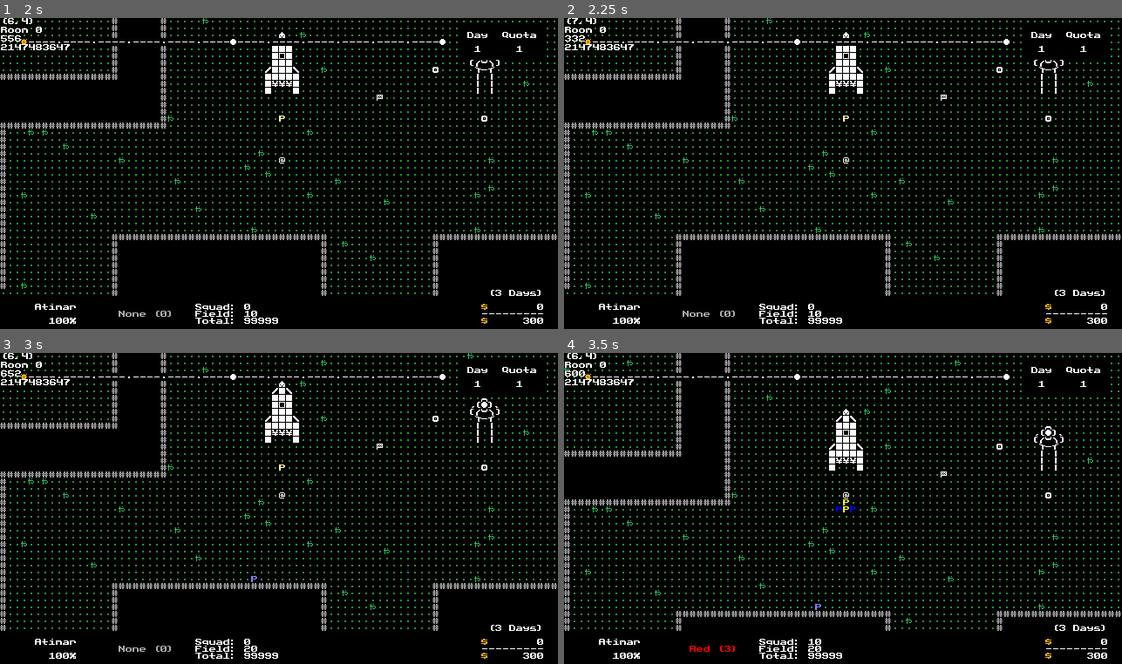
Above: before the commit, frames 1-4 (two rows, left to right).
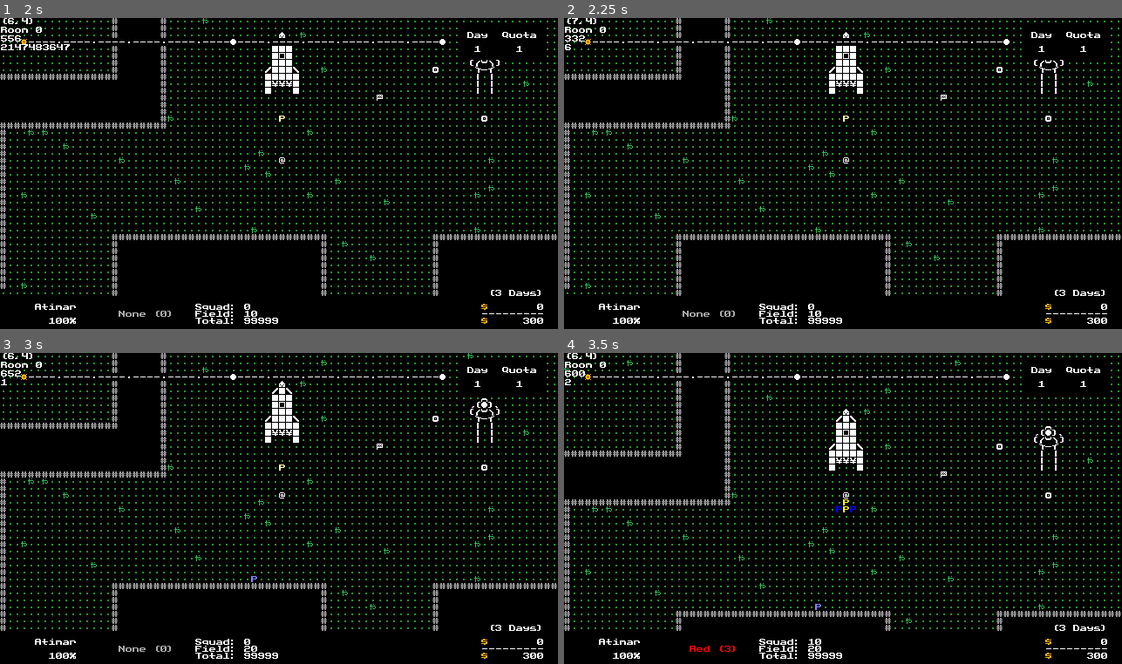
Above: after the commit, the same moments.

Repository: w00tyd00d/Roguemin
Game: Godot game, scene res://prefabs/main.tscn
The game is run twice, just before and just after one commit, with the same random seed, the same clock (stepped at 60 frames per second) and the same inputs.
Inputs (mouse positions are in pixels of both pictures, inside the frame that each line leads up to):
- Up to frame 1 (2 s): tap Enter (c_confirm) at 0.5, 1.25 s; move the mouse to (279, 157) at 0.52 s; hold E (c_cycle_right) 0.53-1.28 s; tap A (c_attack) at 0.6 s; click (279, 157) at 0.67 s; move the mouse to (167, 189) at 1.27 s; hold Down (c_down) from 1.28 s (still down); tap Z (c_camera) at 1.35 s
- Up to frame 2 (2.25 s): move the mouse to (898, 105) at 2.02 s; release Down (c_down) at 2.03 s; hold E (c_cycle_right) from 2.03 s (still down); tap Enter (c_confirm) at 2.1 s
- Up to frame 3 (3 s): tap Enter (c_confirm) at 2.75 s; move the mouse to (251, 573) at 2.77 s; release E (c_cycle_right) at 2.78 s; hold Up (c_up) from 2.78 s (still down); tap D (c_dismiss) at 2.85 s; click (251, 573) at 2.92 s
- Up to frame 4 (3.5 s): keep holding Up (c_up)

Frame 1 is identical in both runs. In frame 2, 0.1% of the frame differs, in the area x 0-13%, y 8-11%; in frame 3, 0.1%; in frame 4, 0.1%.

Commit message:
Re-added dijkstra map for enemy AI purposes

Diff:
--- a/scripts/entities/multi_tile_entity.gd
+++ b/scripts/entities/multi_tile_entity.gd
@@ -200,8 +200,7 @@
 
 
 func get_next_flow_field_position() -> Vector2i:
-    var vec := current_tile.get_flow_field_vector(radius)
-    return grid_position + vec
+    return grid_position + current_tile.get_flow_field_vector()
 
 
 func _get_can_act() -> bool:
--- a/scripts/world/factory/world_navigator.gd
+++ b/scripts/world/factory/world_navigator.gd
@@ -15,7 +15,6 @@
 
 func run(world: World) -> void:
     _wall_tiles = {}
-
     await generate_salvage_paths(world)
     generate_navigation_fields(world)
 
@@ -32,25 +31,6 @@
 
     start.flow_field_value = 0
 
-    # var waves : Array[Wave] = []
-    # waves.append(Wave.new(world, start, Direction.north))
-    # waves.append(Wave.new(world, start, Direction.south))
-
-    # while not waves.is_empty():
-    #     var new_waves : Array[Wave] = []
-
-    #     for wave in waves:
-    #         var res := wave.spread()
-    #         if res[0]:
-    #             new_waves.append(wave)
-
-    #         for wall in res[1]:
-    #             _wall_tiles[wall] = 0
-
-    #         new_waves.append_array(res[2])
-
-    #     waves = new_waves
-
     var hist := {}
     var tiles : Array[Tile] = [start]
 
@@ -64,7 +44,7 @@
                     continue
 
                 if nbr.type == Type.Tile.WALL:
-                    # _wall_tiles[nbr] = 0
+                    _wall_tiles[nbr] = 0
                     continue
 
                 var dir := Direction.by_delta(tile.grid_position, nbr.grid_position)
@@ -81,9 +61,8 @@
         tiles = new_tiles
 
         # Run an iteration of the wall dijkstra map generation
-        # _iterate_wall_dijkstra_map(world)
+        _iterate_wall_dijkstra_map(world)
 
-        # Wait until the next frame to run another iteration
         await GameState.get_tree().process_frame
 
 
@@ -99,83 +78,3 @@
                 new_tiles[nbr] = step + 1
 
     _wall_tiles = new_tiles
-
-
-# class Wave:
-#     var world : World
-#     # var grid_position : Vector2i
-#     # var value : int
-#     var origin : Vector2i
-#     var direction : Direction
-
-#     var tiles : Array[Tile] = []
-#     # var on_path := false
-
-#     func _init(_world: World, tile: Tile, dir: Direction) -> void:
-#         world = _world
-#         tiles = [tile]
-#         direction = dir
-#         origin = tile.grid_position
-
-
-#     func fork(tile: Tile) -> Array[Wave]:
-#         var res : Array[Wave] = []
-
-#         # We only need to worry about any paths to go down since the chunk
-#         # will continue to be filed from the wave that entered it
-#         for dir in Direction.get_cardinal():
-#             var has_edge := tile.chunk.has_edge(dir)
-#             var nbr := tile.get_neighbor(dir)
-#             var val := tile.flow_field_value
-#             # if _is_valid(nbr, val + ON_PATH_COST) and has_edge:
-#             if has_edge:
-#                 res.append(Wave.new(world, nbr, dir))
-
-#         return res
-
-#     func spread() -> Array:
-#         var new_tiles : Array[Tile] = []
-#         var walls : Array[Tile] = []
-#         var waves : Array[Wave] = []
-
-#         for tile in tiles:
-#             var nbr : Tile
-#             var val := tile.flow_field_value
-
-#             for dir in direction.orthagonal:
-#                 nbr = tile.get_neighbor(dir)
-#                 if _is_valid(nbr, val + OFF_PATH_COST):
-#                     nbr.flow_field_value = val + OFF_PATH_COST
-#                     new_tiles.append(nbr)
-#                 else:
-#                     walls.append(nbr)
-
-#             for dir in direction.adjacent:
-#                 nbr = tile.get_neighbor(dir)
-#                 if _is_valid(nbr, val + DIAGONAL_COST):
-#                     nbr.flow_field_value = val + DIAGONAL_COST
-#                     new_tiles.append(nbr)
-#                 else:
-#                     walls.append(nbr)
-
-#             nbr = tile.get_neighbor(direction)
-#             var move_cost = ON_PATH_COST if _is_on_path(nbr) else OFF_PATH_COST
-
-#             if nbr.chunk.center == nbr.grid_position:
-#                 waves = fork(nbr)
-
-#             if _is_valid(nbr, val + move_cost):
-#                 nbr.flow_field_value = val + move_cost
-#                 new_tiles.append(nbr)
-
-#         tiles = new_tiles
-
-#         return [not tiles.is_empty(), walls, waves]
-
-#     func _is_valid(nbr: Tile, val: int) -> bool:
-#         return nbr.type != Type.Tile.WALL and nbr.flow_field_value > val
-
-#     func _is_on_path(nbr: Tile) -> bool:
-#         if direction.is_vertical:
-#             return nbr.grid_position.x == origin.x
-#         return nbr.grid_position.y == origin.y
--- a/scripts/world/tile.gd
+++ b/scripts/world/tile.gd
@@ -169,55 +169,24 @@
         unit.die()
 
 
-func get_flow_field_vector(wall_distance := DEFAULT_MAX_VALUE, include_water := true) -> Vector2i:
-    # if _flow_field_vector and wall_distance == DEFAULT_MAX_VALUE and include_water == true:
-    #     return _flow_field_vector
-
-    return _get_best_flow_field_vector(wall_distance, include_water)
-
-
-func _get_world() -> World:
-    return _world_ref.get_ref()
-
-
-func _get_best_flow_field_vector(wall_distance: int, include_water: bool) -> Vector2i:
+func get_flow_field_vector(exclude_water := false) -> Vector2i:
     const PENALTY := 50
     var vec : Vector2i
     var best := DEFAULT_MAX_VALUE
-    # var dist := 0
+
     for nbr in get_all_neighbors():
         var val := nbr.flow_field_value
 
-        if not include_water and nbr.type == Type.Tile.WATER:
+        if exclude_water and nbr.type == Type.Tile.WATER:
             val += PENALTY
-
-        # if (wall_distance != DEFAULT_MAX_VALUE and
-        #     nbr.distance_from_wall < wall_distance):
-        #         val += PENALTY
-
-        if nbr.distance_from_wall < DEFAULT_MAX_VALUE:
-            var diff := (8 - nbr.distance_from_wall) * 10
-            val += diff
-
 
         if val < best:
             var dir := Direction.by_delta(grid_position, nbr.grid_position)
             vec = dir.vector
             best = val
 
+    return vec
 
-        # if dist < wall_distance and nbr.distance_from_wall > dist:
-        #     var dir := Direction.by_delta(grid_position, nbr.grid_position)
-        #     vec = dir.vector
-        #     best = nbr.flow_field_value
-        #     dist = nbr.distance_from_wall
-        #     continue
 
-        # elif (nbr.flow_field_value < best and
-        #     nbr.distance_from_wall >= wall_distance and
-        #     (include_water or not include_water and
-        #     nbr.type != Type.Tile.WATER)):
-        #         var dir := Direction.by_delta(grid_position, nbr.grid_position)
-        #         vec = dir.vector
-        #         best = nbr.flow_field_value
-    return vec
+func _get_world() -> World:
+    return _world_ref.get_ref()
